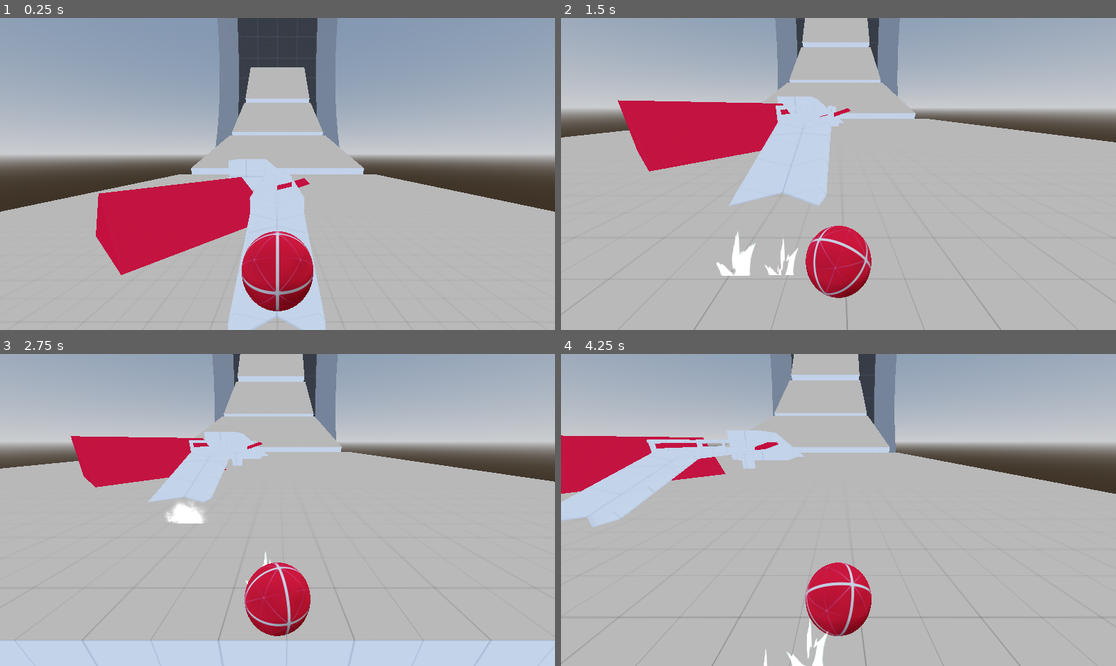
Above: before the commit, frames 1-4 (two rows, left to right).
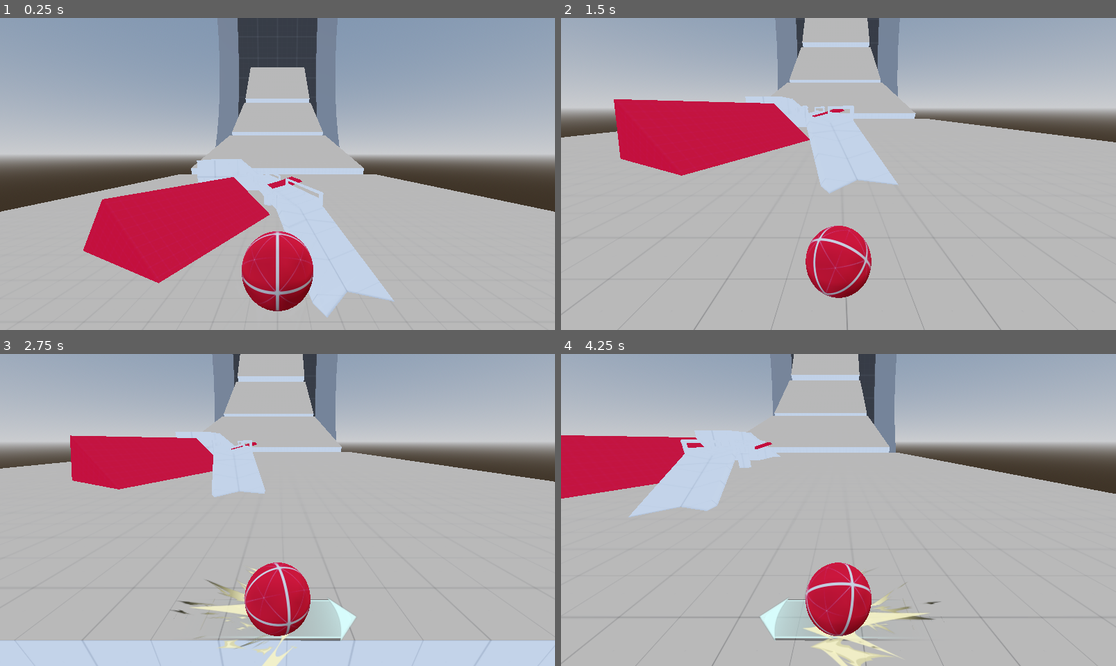
Above: after the commit, the same moments.

Repository: Bartticus/GMTK2025
Game: Godot game, scene res://Scenes/main/main.tscn
Two runs of this game, one before a commit and one after it. Both use one fixed random seed, a clock stepped at 60 frames per second and the inputs below.
Inputs:
- Up to frame 1 (0.25 s): no input
- Up to frame 2 (1.5 s): hold D (right) 0.53-1.28 s; hold Space (drift) 0.53-1.28 s; hold S (backward) from 1.28 s (still down); tap Space (drift) at 1.35 s
- Up to frame 3 (2.75 s): release S (backward) at 2.03 s; hold D (right) from 2.03 s (still down); hold Space (drift) from 2.03 s (still down)
- Up to frame 4 (4.25 s): release D (right) at 2.78 s; release Space (drift) at 2.78 s; hold W (forward) 2.78-3.53 s; tap Space (drift) at 2.85 s; hold A (left) from 3.53 s (still down); hold Space (drift) from 3.53 s (still down)

The runs differ from the first frame. In frame 1, 6.7% of the frame differs, in the area x 15-72%, y 45-100%; in frame 2, 6.3%; in frame 3, 4.3%; in frame 4, 6.9%, in the area x 0-70%, y 24-100%.

Commit message:
Drift Visuals

Diff:
--- a/Scenes/main/main.tscn
+++ b/Scenes/main/main.tscn
@@ -49,8 +49,8 @@
 add_uv2 = true
 size = Vector3(2, 1, 1.5)
 
-[sub_resource type="BoxShape3D" id="BoxShape3D_b3x3g"]
-size = Vector3(2, 1, 1.5)
+[sub_resource type="ConcavePolygonShape3D" id="ConcavePolygonShape3D_8lqer"]
+data = PackedVector3Array(-1, 0.5, 0.75, 1, 0.5, 0.75, -1, -0.5, 0.75, 1, 0.5, 0.75, 1, -0.5, 0.75, -1, -0.5, 0.75, 1, 0.5, -0.75, -1, 0.5, -0.75, 1, -0.5, -0.75, -1, 0.5, -0.75, -1, -0.5, -0.75, 1, -0.5, -0.75, 1, 0.5, 0.75, 1, 0.5, -0.75, 1, -0.5, 0.75, 1, 0.5, -0.75, 1, -0.5, -0.75, 1, -0.5, 0.75, -1, 0.5, -0.75, -1, 0.5, 0.75, -1, -0.5, -0.75, -1, 0.5, 0.75, -1, -0.5, 0.75, -1, -0.5, -0.75, 1, 0.5, 0.75, -1, 0.5, 0.75, 1, 0.5, -0.75, -1, 0.5, 0.75, -1, 0.5, -0.75, 1, 0.5, -0.75, -1, -0.5, 0.75, 1, -0.5, 0.75, -1, -0.5, -0.75, 1, -0.5, 0.75, 1, -0.5, -0.75, -1, -0.5, -0.75)
 
 [sub_resource type="BoxMesh" id="BoxMesh_8lqer"]
 lightmap_size_hint = Vector2i(19, 26)
@@ -58,8 +58,8 @@
 add_uv2 = true
 size = Vector3(1.3, 1.2, 1.8)
 
-[sub_resource type="BoxShape3D" id="BoxShape3D_hgq70"]
-size = Vector3(1.3, 1.2, 1.8)
+[sub_resource type="ConcavePolygonShape3D" id="ConcavePolygonShape3D_b3x3g"]
+data = PackedVector3Array(-0.65, 0.6, 0.9, 0.65, 0.6, 0.9, -0.65, -0.6, 0.9, 0.65, 0.6, 0.9, 0.65, -0.6, 0.9, -0.65, -0.6, 0.9, 0.65, 0.6, -0.9, -0.65, 0.6, -0.9, 0.65, -0.6, -0.9, -0.65, 0.6, -0.9, -0.65, -0.6, -0.9, 0.65, -0.6, -0.9, 0.65, 0.6, 0.9, 0.65, 0.6, -0.9, 0.65, -0.6, 0.9, 0.65, 0.6, -0.9, 0.65, -0.6, -0.9, 0.65, -0.6, 0.9, -0.65, 0.6, -0.9, -0.65, 0.6, 0.9, -0.65, -0.6, -0.9, -0.65, 0.6, 0.9, -0.65, -0.6, 0.9, -0.65, -0.6, -0.9, 0.65, 0.6, 0.9, -0.65, 0.6, 0.9, 0.65, 0.6, -0.9, -0.65, 0.6, 0.9, -0.65, 0.6, -0.9, 0.65, 0.6, -0.9, -0.65, -0.6, 0.9, 0.65, -0.6, 0.9, -0.65, -0.6, -0.9, 0.65, -0.6, 0.9, 0.65, -0.6, -0.9, -0.65, -0.6, -0.9)
 
 [sub_resource type="BoxMesh" id="BoxMesh_ra8v3"]
 lightmap_size_hint = Vector2i(15, 31)
@@ -67,8 +67,8 @@
 add_uv2 = true
 size = Vector3(2, 1.5, 0.395)
 
-[sub_resource type="BoxShape3D" id="BoxShape3D_7y5iv"]
-size = Vector3(2, 1.5, 0.395)
+[sub_resource type="ConcavePolygonShape3D" id="ConcavePolygonShape3D_hgq70"]
+data = PackedVector3Array(-1, 0.75, 0.1975, 1, 0.75, 0.1975, -1, -0.75, 0.1975, 1, 0.75, 0.1975, 1, -0.75, 0.1975, -1, -0.75, 0.1975, 1, 0.75, -0.1975, -1, 0.75, -0.1975, 1, -0.75, -0.1975, -1, 0.75, -0.1975, -1, -0.75, -0.1975, 1, -0.75, -0.1975, 1, 0.75, 0.1975, 1, 0.75, -0.1975, 1, -0.75, 0.1975, 1, 0.75, -0.1975, 1, -0.75, -0.1975, 1, -0.75, 0.1975, -1, 0.75, -0.1975, -1, 0.75, 0.1975, -1, -0.75, -0.1975, -1, 0.75, 0.1975, -1, -0.75, 0.1975, -1, -0.75, -0.1975, 1, 0.75, 0.1975, -1, 0.75, 0.1975, 1, 0.75, -0.1975, -1, 0.75, 0.1975, -1, 0.75, -0.1975, 1, 0.75, -0.1975, -1, -0.75, 0.1975, 1, -0.75, 0.1975, -1, -0.75, -0.1975, 1, -0.75, 0.1975, 1, -0.75, -0.1975, -1, -0.75, -0.1975)
 
 [sub_resource type="BoxShape3D" id="BoxShape3D_kry3j"]
 size = Vector3(50, 2, 50)
@@ -157,12 +157,13 @@
 shape = SubResource("BoxShape3D_brlrh")
 
 [node name="Walkway" parent="World/LightmapGI/Ring" instance=ExtResource("6_4jhlv")]
-transform = Transform3D(-1.6501e-08, 0, -0.3775, 0, 0.3775, 0, 0.3775, 0, -1.6501e-08, -0.00503939, -50.4806, 1.09259)
+transform = Transform3D(0.0965263, 0, -0.364951, 0, 0.3775, 0, 0.364951, 0, 0.0965263, -0.201005, -50.4806, 0.91766)
 
 [node name="Ramp" type="StaticBody3D" parent="World/LightmapGI/Ring"]
-transform = Transform3D(0.733023, 0.597391, -0.786576, -0.777047, 0.953467, 1.27389e-08, 0.609735, 0.496916, 0.945621, -1.54649, -50.5785, 2.42497)
+transform = Transform3D(0.733023, 0.597391, -0.786576, -0.777047, 0.953467, 1.27389e-08, 0.609735, 0.496916, 0.945621, -1.4516, -50.5785, 2.5713)
 
 [node name="MeshInstance3D" type="MeshInstance3D" parent="World/LightmapGI/Ring/Ramp"]
+transform = Transform3D(0.980024, -0.0162798, 0.198212, -0.0162798, 0.986732, 0.161537, -0.198212, -0.161537, 0.966756, 0, 0, 0)
 mesh = SubResource("BoxMesh_b3x3g")
 
 [node name="CollisionShape3D" type="CollisionShape3D" parent="World/LightmapGI/Ring/Ramp"]
@@ -172,29 +173,34 @@
 transform = Transform3D(1, 0, 0, 0, 1, 0, 0, 0, 1, -0.516691, -50.5684, -1.9132)
 
 [node name="MeshInstance3D" type="MeshInstance3D" parent="World/LightmapGI/Ring/Building"]
+transform = Transform3D(1, 0, 0, 0, 1, 0, 0, 0, 1, -1.11541, 0, 0.152376)
 mesh = SubResource("BoxMesh_hgq70")
 
 [node name="CollisionShape3D" type="CollisionShape3D" parent="World/LightmapGI/Ring/Building"]
-shape = SubResource("BoxShape3D_b3x3g")
+transform = Transform3D(1, 0, 0, 0, 1, 0, 0, 0, 1, -1.11541, 0, 0.152376)
+shape = SubResource("ConcavePolygonShape3D_8lqer")
 
 [node name="Building2" type="StaticBody3D" parent="World/LightmapGI/Ring"]
 transform = Transform3D(1, 0, 0, 0, 1, 0, 0, 0, 1, -1.16931, -50.0257, -2.25876)
 
 [node name="MeshInstance3D" type="MeshInstance3D" parent="World/LightmapGI/Ring/Building2"]
+transform = Transform3D(1, 0, 0, 0, 1, 0, 0, 0, 1, -1.11541, 0, 0.152376)
 mesh = SubResource("BoxMesh_8lqer")
 
 [node name="CollisionShape3D" type="CollisionShape3D" parent="World/LightmapGI/Ring/Building2"]
-shape = SubResource("BoxShape3D_hgq70")
+transform = Transform3D(1, 0, 0, 0, 1, 0, 0, 0, 1, -1.11541, 0, 0.152376)
+shape = SubResource("ConcavePolygonShape3D_b3x3g")
 
 [node name="Ramp2" type="StaticBody3D" parent="World/LightmapGI/Ring"]
 transform = Transform3D(0.766044, 0.642788, 0, -0.642788, 0.766044, 0, 0, 0, 1, -0.237628, -50.6434, -2.87434)
 
 [node name="MeshInstance3D" type="MeshInstance3D" parent="World/LightmapGI/Ring/Ramp2"]
+transform = Transform3D(1, -2.98023e-08, 0, 2.98023e-08, 1, 0, 0, 0, 1, -0.854454, -0.716972, 0.152376)
 mesh = SubResource("BoxMesh_ra8v3")
 
 [node name="CollisionShape3D" type="CollisionShape3D" parent="World/LightmapGI/Ring/Ramp2"]
-visible = false
-shape = SubResource("BoxShape3D_7y5iv")
+transform = Transform3D(1, -2.98023e-08, 0, 2.98023e-08, 1, 0, 0, 0, 1, -0.854454, -0.716972, 0.152376)
+shape = SubResource("ConcavePolygonShape3D_hgq70")
 
 [node name="Floor" type="StaticBody3D" parent="World/LightmapGI"]
 transform = Transform3D(1, 0, 0, 0, 1, 0, 0, 0, 1, 0, -4, 0)
--- /dev/null
+++ b/Scenes/marble/drift_fx.gd
@@ -0,0 +1,78 @@
+extends Node3D
+
+
+@onready var currently_drifting : bool = false
+@onready var drifting_timer : float = 0.0
+@onready var current_move_rot : float = 0.0#Vector2 = Vector2.ZERO
+
+@onready var y_rot : float = 0.0
+
+@onready var alpha : float = 1.0
+@onready var arrow : Sprite3D = $GroundPath
+
+@onready var sprites : Array = [$Sprites, $Sprites/Sprite1, $Sprites/Sprite2, $Sprites/Sprite3, $Sprites/Sprite4, $Sprites/Sprite5]
+@onready var small_sprites : Array = [$Sprites/SmallSprite1, $Sprites/SmallSprite2]
+@onready var sprites_frame_timer : float = 0.0
+@onready var small_sprites_frame_timer : float = 0.1
+
+@export var start_color : Color
+@export var end_color : Color
+@export var intensity_curve : Curve
+
+func _process(delta: float) -> void:
+	global_transform.basis = Basis.IDENTITY
+
+
+	y_rot = lerp_angle(y_rot, current_move_rot, delta*8.0)
+
+	rotate_y(y_rot)
+
+	if currently_drifting:
+		alpha = lerpf(alpha, 0.9, delta*10.0)
+		drifting_timer += delta
+		var drift_lerp : float = drifting_timer / 2.0
+		drift_lerp = min(drift_lerp, 1.0)
+
+		drift_lerp = intensity_curve.sample_baked(drift_lerp)
+
+		arrow.position.z = lerpf(0.45, 0.025, drift_lerp)
+		arrow.scale = Vector3.ONE * lerpf(0.6, 0.7, drift_lerp)
+
+		var sprite_color : Color = start_color
+		sprites[0].modulate = sprite_color.lerp(end_color, drift_lerp)
+	else:
+		alpha = lerpf(alpha, 0.0, delta*14.0)
+
+		if drifting_timer > 0.0:
+			#arrow.scale = Vector3.ONE * 0.6
+			#arrow.position.z = 0.45
+			alpha = 0.0
+
+		drifting_timer = 0.0
+
+	sprites[0].modulate.a = alpha
+	arrow.modulate.a = alpha
+	#print(small_sprites[0].frame)
+	if alpha > 0.1:
+		sprites_frame_timer += delta
+		small_sprites_frame_timer += delta
+		if sprites_frame_timer > 0.025:
+			sprites_frame_timer = 0.0
+			for sprite in sprites:
+				if sprite.frame == 5:
+					sprite.frame = 0
+					if randi() % 2:
+						sprite.flip_h = !sprite.flip_h
+				else:
+					sprite.frame += 1
+
+		if small_sprites_frame_timer > 0.04:
+			small_sprites_frame_timer = 0.0
+			$Sprites/Sprite.rotate_y(randf())
+			if randi() % 2:
+				$Sprites/SpriteStatic.flip_h = !$Sprites/SpriteStatic.flip_h
+			for sprite in small_sprites:
+				if sprite.frame == 3:
+					sprite.frame = 0
+				else:
+					sprite.frame += 1
--- a/Scenes/marble/marble.gd
+++ b/Scenes/marble/marble.gd
@@ -8,6 +8,7 @@
 @onready var camera_anchor: Node3D = $CameraAnchor
 @onready var camera: Camera3D = $CameraAnchor/Camera3D
 
+@onready var drift_fx : Node3D = $DriftFX
 @onready var particles: Node3D = $Particles
 @onready var spark_particles1: GPUParticles3D = $Particles/DriftSparkParticles1
 @onready var spark_particles2: GPUParticles3D = $Particles/DriftSparkParticles1/DriftSparkParticles2
@@ -29,6 +30,7 @@
 	camera_initial_pos = camera.position
 	camera_anchor.top_level = true
 	groundDetection1.top_level = true
+	drift_fx.top_level = true
 
 	initial_friction = physics_material_override.friction
 
@@ -42,6 +44,7 @@
 	audio_handler()
 
 	camera_anchor.global_position = global_position# + camera_initial_pos
+	drift_fx.global_position = global_position
 
 	groundDetection1.position = self.position
 
@@ -61,6 +64,12 @@
 	angular_velocity.y = clampf(angular_velocity.y, -max_angular_vel, max_angular_vel)
 	angular_velocity.z = clampf(angular_velocity.z, -max_angular_vel, max_angular_vel)
 
+
+	if abs(f_input) > 0.15 or abs(h_input) > 0.15:
+		drift_fx.current_move_rot = atan2(h_force.z, -f_force.x)#Vector2(f_force.x, h_force.z)
+	else:
+		drift_fx.current_move_rot = -atan2(linear_velocity.x, -linear_velocity.z)
+
 var new_friction: float = 0
 
 func drift_handler(delta) -> void:
@@ -68,6 +77,8 @@
 
 	if Input.is_action_just_pressed("drift"):
 		new_friction = 0
+
+
 
 	if Input.is_action_pressed("drift"):
 		linear_velocity = linear_velocity.lerp(Vector3.ZERO, delta * brake_force)
@@ -78,6 +89,7 @@
 			new_friction += 20
 
 		handle_particles(true)
+		drift_fx.currently_drifting = true
 
 	elif Input.is_action_just_released("drift"):
 		physics_material_override.friction = new_friction
@@ -86,6 +98,7 @@
 		tween.tween_property(self, "physics_material_override:friction", initial_friction, 2)
 
 		handle_particles(false)
+		drift_fx.currently_drifting = false
 
 func handle_particles(is_drifting: bool) -> void:
 	spark_particles1.emitting = is_drifting
--- a/Scenes/marble/marble.tscn
+++ b/Scenes/marble/marble.tscn
@@ -10,6 +10,14 @@
 [ext_resource type="AudioStream" uid="uid://bpfed2lli6vwn" path="res://Sounds/wind.mp3" id="8_ywu4v"]
 [ext_resource type="Texture2D" uid="uid://n2hq6sdny8n8" path="res://Textures/Tx_Burst_radial_01_MEDIUM - Tile02.png" id="9_xfd6w"]
 [ext_resource type="Texture2D" uid="uid://dnooj036jptk4" path="res://Textures/smoke_01.png" id="10_lhqa5"]
+[ext_resource type="Script" uid="uid://dig1kwpgvdnbt" path="res://Scenes/marble/drift_fx.gd" id="11_0ovb4"]
+[ext_resource type="Texture2D" uid="uid://cko8grym2ewym" path="res://Thaddeus/FX/Tx_Burst_directional_03_MEDIUM.png" id="11_fmvk0"]
+[ext_resource type="Texture2D" uid="uid://dv5adohal76fj" path="res://Thaddeus/FX/Tx_Smoke_seq_02.png" id="13_55j5u"]
+[ext_resource type="Texture2D" uid="uid://csbbr8ircbd6u" path="res://Thaddeus/FX/Tx_Burst_directional_02_MEDIUM.png" id="13_i5nwi"]
+[ext_resource type="Texture2D" uid="uid://c8157rn7lsfb7" path="res://Thaddeus/FX/hexlinegradientlinesbeveled.png" id="13_o7fp8"]
+[ext_resource type="Texture2D" uid="uid://tootnw03vocd" path="res://Thaddeus/FX/Tx_Burst_radial_04.png" id="14_koch1"]
+[ext_resource type="Texture2D" uid="uid://dg4mufql1wdv7" path="res://Thaddeus/FX/ATS_Orna_Corner_174.png" id="14_ld4xo"]
+[ext_resource type="Texture2D" uid="uid://cfywbdb0h7pj0" path="res://Thaddeus/FX/frame_002_SMALL.png" id="15_47kih"]
 
 [sub_resource type="PhysicsMaterial" id="PhysicsMaterial_vfrwj"]
 friction = 2.0
@@ -154,6 +162,10 @@
 [sub_resource type="QuadMesh" id="QuadMesh_0ovb4"]
 material = SubResource("StandardMaterial3D_fmvk0")
 
+[sub_resource type="Curve" id="Curve_i5nwi"]
+_data = [Vector2(0, 0), 0.0, 2.91435, 0, 0, Vector2(1, 1), 0.0, 0.0, 0, 0]
+point_count = 2
+
 [node name="Marble" type="RigidBody3D"]
 collision_layer = 2
 physics_material_override = SubResource("PhysicsMaterial_vfrwj")
@@ -176,6 +188,7 @@
 skeleton = NodePath("../..")
 
 [node name="ImpactFX" type="Node3D" parent="Visuals"]
+visible = false
 script = ExtResource("4_mowa8")
 
 [node name="ImpactSprite" type="Sprite3D" parent="Visuals/ImpactFX"]
@@ -223,6 +236,7 @@
 
 [node name="Particles" type="Node3D" parent="."]
 top_level = true
+visible = false
 
 [node name="DriftSparkParticles1" type="GPUParticles3D" parent="Particles"]
 transform = Transform3D(0.707107, 0, 0.707107, 0, 1, 0, -0.707107, 0, 0.707107, 0, 0, 0)
@@ -258,3 +272,111 @@
 randomness = 0.44
 process_material = SubResource("ParticleProcessMaterial_lhqa5")
 draw_pass_1 = SubResource("QuadMesh_0ovb4")
+
+[node name="DriftFX" type="Node3D" parent="."]
+script = ExtResource("11_0ovb4")
+start_color = Color(0.729412, 1, 1, 1)
+end_color = Color(1, 0.862745, 0.509804, 1)
+intensity_curve = SubResource("Curve_i5nwi")
+
+[node name="Sprites" type="Sprite3D" parent="DriftFX"]
+transform = Transform3D(-1.16814e-08, 4.21216e-08, 1, 0.993019, 0.117953, 6.63143e-09, -0.117953, 0.993019, -4.32054e-08, 0, -0.354443, 0.45907)
+sorting_offset = 3.0
+offset = Vector2(54.79, 153.805)
+pixel_size = 0.003
+texture = ExtResource("11_fmvk0")
+hframes = 3
+vframes = 2
+
+[node name="Sprite1" type="Sprite3D" parent="DriftFX/Sprites"]
+transform = Transform3D(-0.834638, 0.432232, 0.0123962, 0.425311, 0.815738, 0.193085, 0.0780271, 0.177052, -0.919872, 0.0850097, -0.0331599, 0.230272)
+sorting_offset = 3.0
+offset = Vector2(54.79, 153.805)
+pixel_size = 0.003
+texture = ExtResource("11_fmvk0")
+hframes = 3
+vframes = 2
+frame = 1
+
+[node name="Sprite2" type="Sprite3D" parent="DriftFX/Sprites"]
+transform = Transform3D(0.847659, 0.10647, -0.0341214, -0.0981139, 0.833492, 0.16337, 0.0536067, -0.158051, 0.838553, -0.0059492, -0.0280842, -0.243029)
+sorting_offset = 3.0
+offset = Vector2(54.79, 153.805)
+pixel_size = 0.003
+texture = ExtResource("11_fmvk0")
+hframes = 3
+vframes = 2
+frame = 3
+
+[node name="Sprite3" type="Sprite3D" parent="DriftFX/Sprites"]
+transform = Transform3D(-0.437258, 0.209357, -0.0999994, 0.231572, 0.406953, -0.160586, 0.0142934, -0.188636, -0.457425, 0.0460103, -0.43143, -0.441092)
+sorting_offset = 4.0
+offset = Vector2(54.79, 153.805)
+pixel_size = 0.003
+texture = ExtResource("11_fmvk0")
+hframes = 3
+vframes = 2
+
+[node name="Sprite4" type="Sprite3D" parent="DriftFX/Sprites"]
+transform = Transform3D(0.453884, 0.00556856, -0.100913, -0.0417612, 0.433136, -0.163932, 0.0920345, 0.169076, 0.423282, -0.00211346, -0.367085, 0.394322)
+sorting_offset = 3.0
+offset = Vector2(54.79, 153.805)
+pixel_size = 0.003
+texture = ExtResource("11_fmvk0")
+hframes = 3
+vframes = 2
+frame = 5
+
+[node name="Sprite5" type="Sprite3D" parent="DriftFX/Sprites"]
+transform = Transform3D(-0.00486256, -0.00880779, 0.494864, -0.0129586, 0.494521, 0.00849698, -0.319701, -0.0199108, -0.00787117, -0.0577485, -0.0695366, 0.0825539)
+sorting_offset = 4.0
+offset = Vector2(54.79, 153.805)
+pixel_size = 0.003
+texture = ExtResource("13_55j5u")
+hframes = 3
+vframes = 2
+
+[node name="Sprite" type="Sprite3D" parent="DriftFX/Sprites"]
+transform = Transform3D(-0.0456075, -0.038764, -0.752624, 0.661433, 0.359304, -0.0585875, 0.361181, -0.66289, 0.0122554, -0.00477856, -0.465425, -0.00037649)
+sorting_offset = 4.0
+pixel_size = 0.003
+texture = ExtResource("14_koch1")
+
+[node name="SpriteStatic" type="Sprite3D" parent="DriftFX/Sprites"]
+transform = Transform3D(0.0304074, 0.0326968, -0.753678, 0.0612217, -0.751909, -0.03015, -0.751899, -0.0599002, -0.0329343, -0.0145507, -0.0245822, -0.000376509)
+sorting_offset = 4.0
+pixel_size = 0.003
+texture = ExtResource("15_47kih")
+
+[node name="SmallSprite1" type="Sprite3D" parent="DriftFX/Sprites"]
+transform = Transform3D(0.151314, -0.779238, 0.608187, 0.970192, -0.000743762, -0.242333, 0.189288, 0.626726, 0.7559, 0.190598, -0.21991, 0.609154)
+sorting_offset = 3.0
+pixel_size = 0.003
+texture = ExtResource("13_i5nwi")
+hframes = 2
+vframes = 2
+
+[node name="SmallSprite2" type="Sprite3D" parent="DriftFX/Sprites"]
+transform = Transform3D(0.132597, 0.85199, 0.334896, 0.886425, -0.034964, -0.262018, -0.228678, 0.35849, -0.821472, 0.152477, -0.269168, -0.636579)
+sorting_offset = 3.0
+pixel_size = 0.003
+texture = ExtResource("13_i5nwi")
+hframes = 2
+vframes = 2
+
+[node name="GroundPath" type="Sprite3D" parent="DriftFX"]
+transform = Transform3D(-3.51877e-08, 0.805, -3.51877e-08, 0, -3.51877e-08, -0.805, -0.805, -3.51877e-08, 1.5381e-15, 0, -0.444, 0.015)
+sorting_offset = 1.0
+modulate = Color(0.741176, 1, 1, 1)
+texture = ExtResource("13_o7fp8")
+
+[node name="Arrow" type="Sprite3D" parent="DriftFX/GroundPath"]
+transform = Transform3D(-0.714178, 0.714178, -3.62627e-15, -0.714178, -0.714178, -7.10543e-15, -9.29357e-15, 2.18814e-15, 1.01, 1.47607, 6.37807e-08, -0.0169338)
+sorting_offset = 2.0
+pixel_size = 0.002
+texture = ExtResource("14_ld4xo")
+
+[node name="Shadow" type="Sprite3D" parent="DriftFX/GroundPath"]
+transform = Transform3D(1.075, 0, 0, 0, 1.075, 8.97826e-23, 0, -8.97826e-23, 1.075, -0.138532, -1.35564e-08, 0.0183986)
+modulate = Color(0, 0, 0, 0.439216)
+texture = ExtResource("13_o7fp8")
Not shown, added: Scenes/marble/drift_fx.gd.uid
Not shown: 1 places in Scenes/marble/marble.tscn that only renumber resources
Binary file added: Thaddeus/FX/ATS_Orna_Corner_174.png
Not shown, added: Thaddeus/FX/ATS_Orna_Corner_174.png.import
Binary file added: Thaddeus/FX/ATS_Orna_Corner_857.png
Not shown, added: Thaddeus/FX/ATS_Orna_Corner_857.png.import
Binary file added: Thaddeus/FX/Tx_Burst_directional_02_MEDIUM.png
Not shown, added: Thaddeus/FX/Tx_Burst_directional_02_MEDIUM.png.import
Binary file added: Thaddeus/FX/Tx_Burst_directional_03_MEDIUM.png
Not shown, added: Thaddeus/FX/Tx_Burst_directional_03_MEDIUM.png.import
Binary file added: Thaddeus/FX/Tx_Burst_radial_04.png
Not shown, added: Thaddeus/FX/Tx_Burst_radial_04.png.import
(and 9 more such lines)
